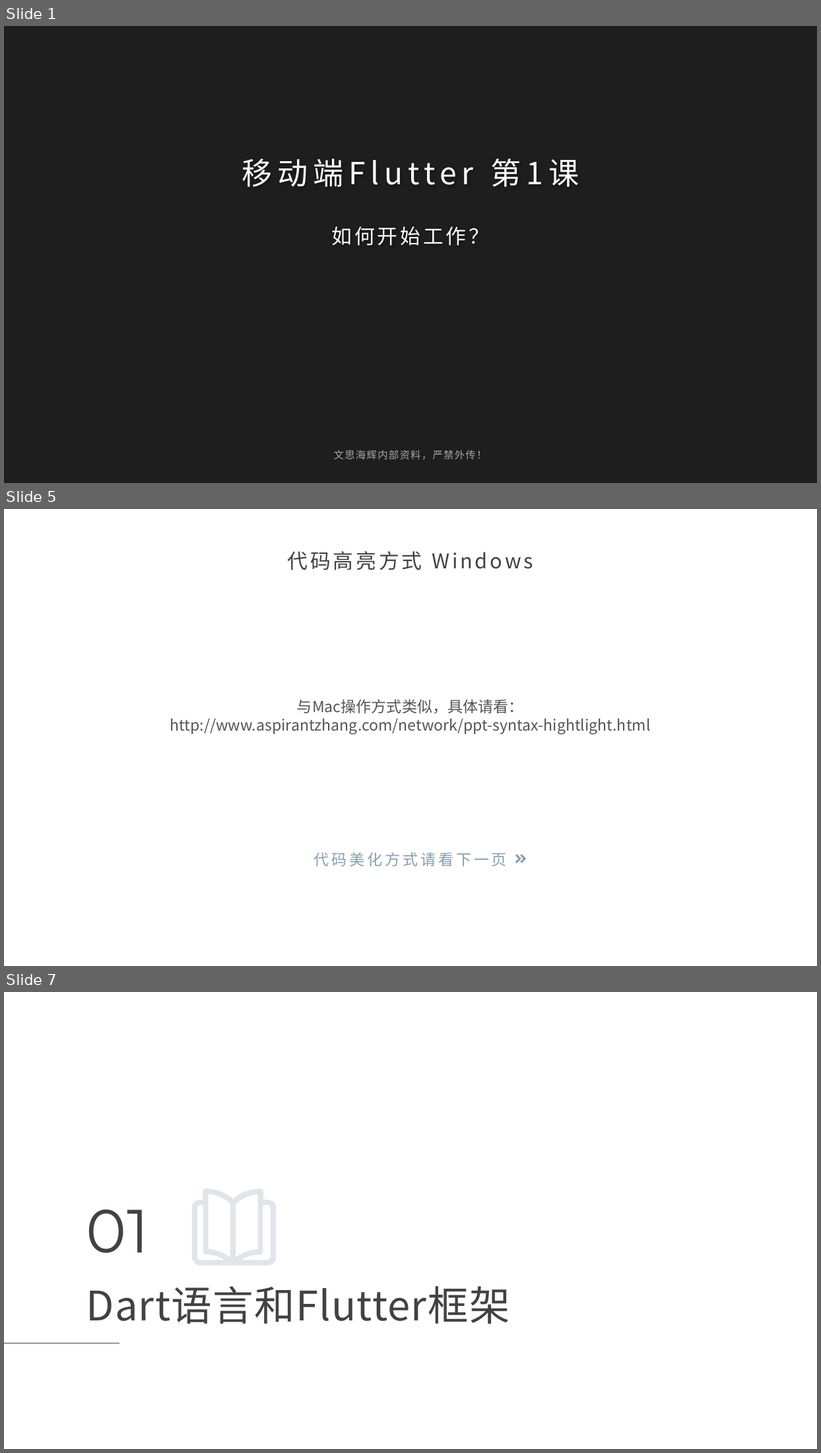
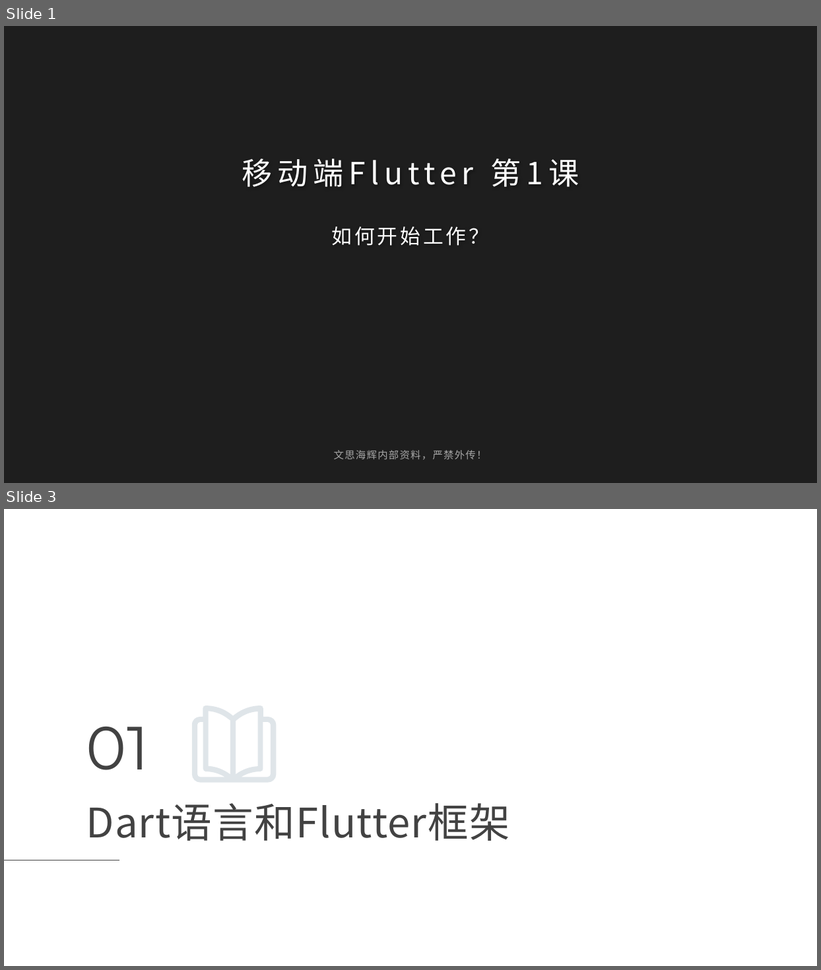
Before and after one commit to maosong-pactera/training, a slide deck: flutter/移动端Flutter_第1课_如何开始工作？.pptx. Shown one above the other, each under a label of ours: slides 1, 5 and 7 before the commit, slides 1 and 3 after it; the slides between them are not shown. The pictures are 821x1453 and 821x970 pixels, drawn with LibreOffice and Linux fonts; fonts in the diff are those of the drawing; background and template pictures are left out; a plain dark background stands for a picture behind light text. Boxes give left, top, right and bottom in pixels: in the first picture for what was removed or moved away, otherwise in the second. Text is boxed around its words. In the diff, an @@ line names an element or a change of style, - is before the commit and + after.

```diff
--- a/flutter/移动端Flutter_第1课_如何开始工作？.pptx
+++ b/flutter/移动端Flutter_第1课_如何开始工作？.pptx
@@ slide 5 removed at (4, 509, 817, 966), background picture (left out) @@
@@ title removed at (287, 551, 533, 570) @@
-代码高亮方式 Windows
@@ text removed at (170, 699, 651, 735) @@
-与Mac操作方式类似，具体请看：
-http://www.aspirantzhang.com/network/ppt-syntax-hightlight.html
@@ text removed at (314, 852, 507, 867) @@
-代码美化方式请看下一页
@@ freeform shape removed at (516, 854, 522, 863) @@
@@ freeform shape removed at (521, 854, 527, 863) @@
@@ what was slide 7 is now slide 3 @@
```
Also in this commit, not shown: 1 slide changed, 2 slides added, 5 other slides removed, 10 other files.
